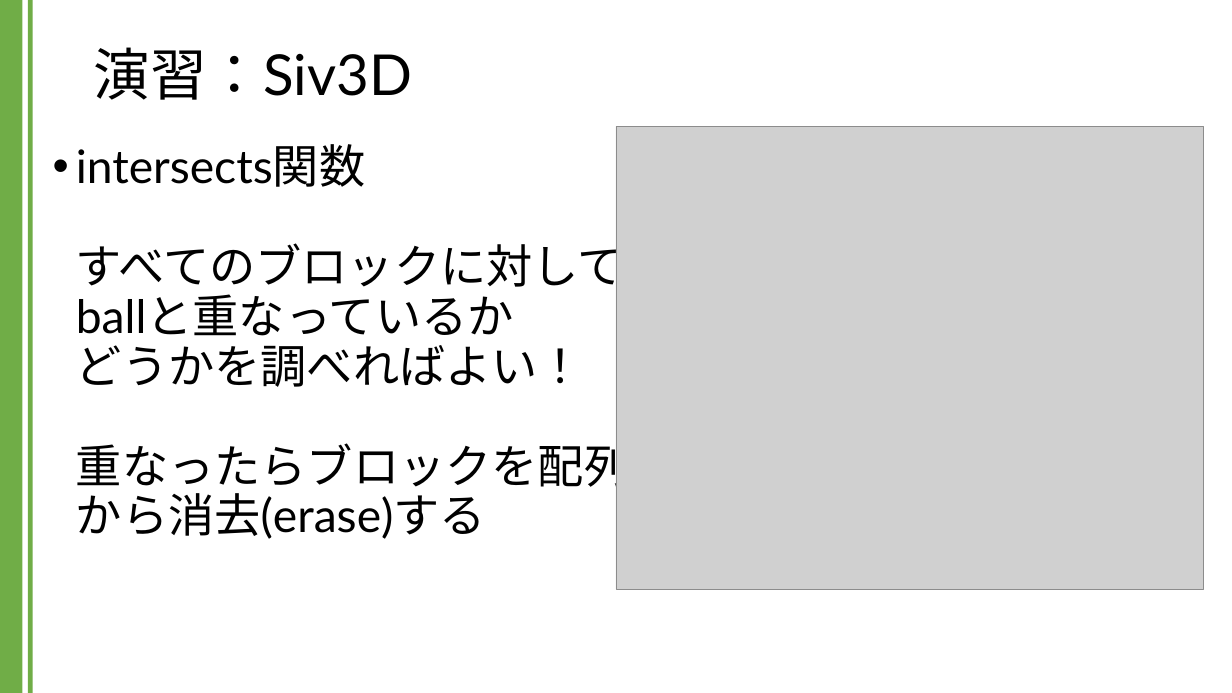
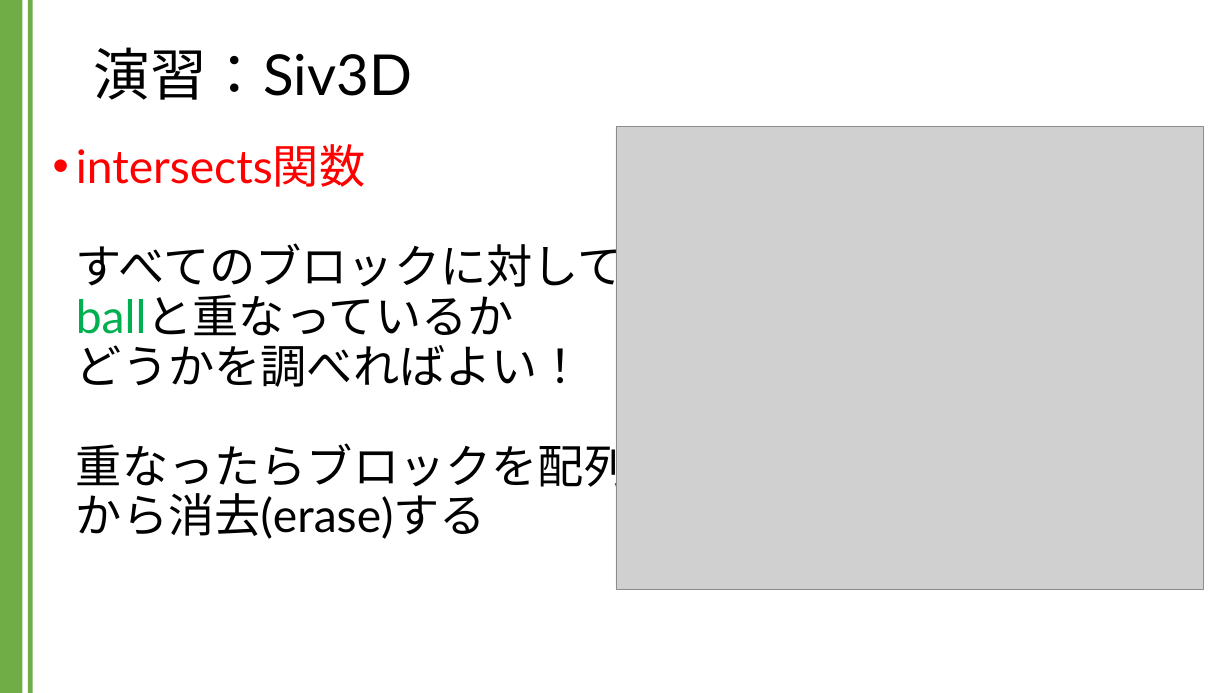
Before and after one commit to kic-murata/cpp2024, a slide deck: slide 50 of 授業資料/演習課題：Siv3D.pptx (slide 49 before the commit). Drawn at 1232x693 pixels with LibreOffice and Linux fonts; fonts in the diff are those of the drawing; grey boxes stand for pictures; background and template pictures are left out. Boxes give left, top, right and bottom in pixels: in the first picture for what was removed or moved away, otherwise in the second. Text is boxed around its words. In the diff, an @@ line names an element or a change of style, - is before the commit and + after.

```diff
--- a/授業資料/演習課題：Siv3D.pptx
+++ b/授業資料/演習課題：Siv3D.pptx
@@ text "intersects関数 すべてのブロックに対して ballと重なっているか どうかを調べればよい！ 重なったらブロック ..." at [76, 144, 630, 539]: text colour #000000 to #FF0000 in "intersects関数"; text colour #000000 to #00B050 in "ballと重なっているか" @@
```
Also in this commit, not shown: 9 other slides changed, 2 slides added.
